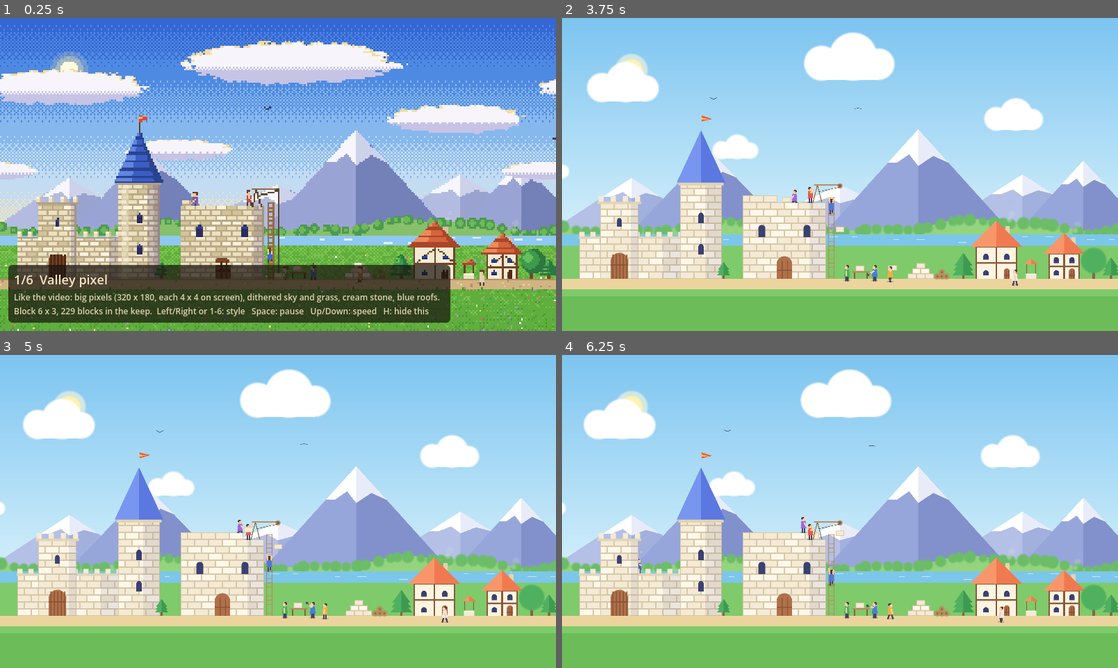
Above: before the commit, frames 1-4 (two rows, left to right).
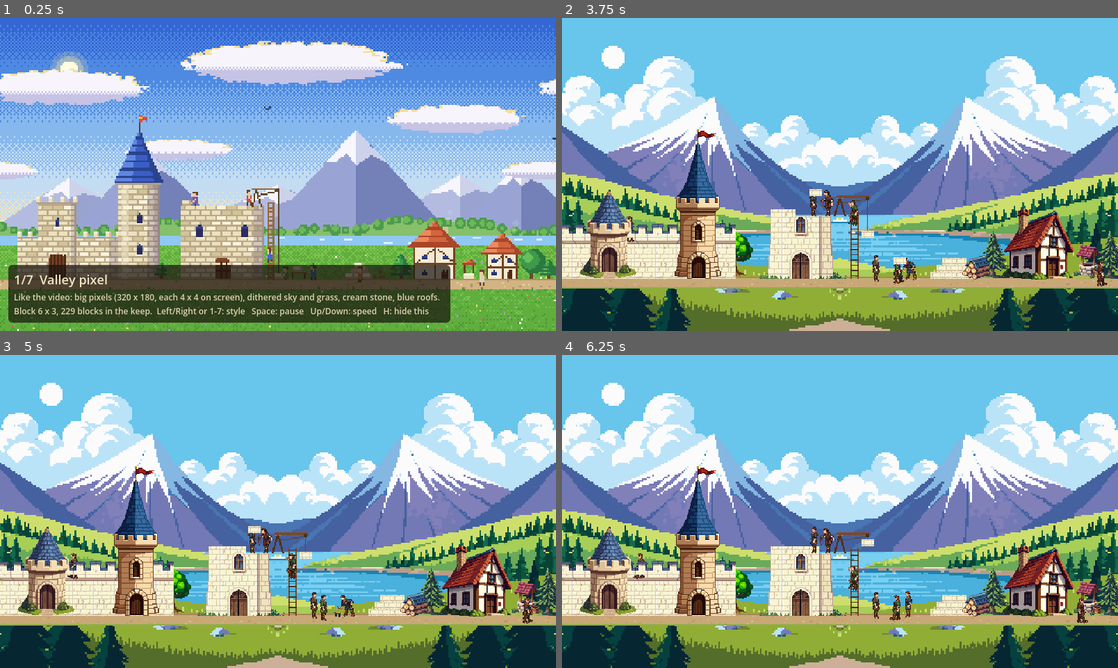
Above: after the commit, the same moments.

Repository: henrikmoepe-del/basebygger
Game: Godot game, scene res://art_lab/art_lab.tscn
The game is run twice, just before and just after one commit, with the same random seed, the same clock (stepped at 60 frames per second) and the same inputs. This scene is started directly instead of the project's main scene.
Inputs (mouse positions are in pixels of both pictures, inside the frame that each line leads up to):
- Up to frame 1 (0.25 s): no input
- Up to frame 2 (3.75 s): tap Enter at 0.5 s; move the mouse to (962, 158) at 0.52 s; hold Right (ui_right) 0.53-1.25 s; tap 1 at 0.6, 2.1 s; click (962, 158) at 0.67 s; tap Space at 0.77, 1.07 s; tap 9 at 0.8, 2.3 s; drag from (728, 190) to (812, 237) at 1.27 s; move the mouse to (895, 105) at 2.02 s; hold Right (ui_right) 2.03-2.75 s; drag from (812, 237) to (673, 127) at 2.77 s; move the mouse to (1006, 221) at 3.52 s; hold Left (ui_left) from 3.53 s (still down); tap H at 3.6 s
- Up to frame 3 (5 s): tap Space at 3.77, 4.07 s; tap 9 at 3.8 s; release Left (ui_left) at 4.25 s; drag from (111, 464) to (194, 433) at 4.27 s
- Up to frame 4 (6.25 s): move the mouse to (867, 511) at 5.02 s; hold Down (ui_down) 5.03-5.75 s; tap X at 5.1 s; click (867, 511) at 5.17 s; tap 9 at 5.3 s; drag from (756, 433) to (728, 527) at 5.77 s

The runs differ from the first frame. In frame 1, less than 0.1% of the frame differs, in the area x 4-40%, y 82-95%; in frame 2, 87%, in the area x 0-100%, y 3-100%; in frame 3, 87%; in frame 4, 87%.

Commit message:
Art lab: a 7th style made of PixelLab pictures
sprite_painter.gd draws the test map from PixelLab pictures at the game's
640 x 360: tower, keep, gatehouse, house, well, trees, a backdrop and a
peasant with walk, hammer, pull and climb animations. The keep is laid
out of its own picture, 14 x 8 pixels a piece; the wall and the stone
block are cut from the keep. prep.py makes the ready-to-draw pictures
(backdrop without its house, half-size peasant strips in four tunic
colours) without using PixelLab generations.

Co-Authored-By: Claude Opus 5.5 <noreply@anthropic.com>
Claude-Session: https://claude.ai/code/session_014WyCw2S4oNcEpYrBBufKrg

Diff:
--- a/art_lab/art_lab.gd
+++ b/art_lab/art_lab.gd
@@ -2,11 +2,12 @@
 ## The art lab: a test map with the castle and a few peasants building on
 ## it, drawn in several art styles to compare. It is not part of the game.
 ## Open art_lab/art_lab.tscn in Godot and press F6 (Run Current Scene).
-## Keys: Left/Right or 1-6 change style, Space pauses, Up/Down change speed,
+## Keys: Left/Right or 1-7 change style, Space pauses, Up/Down change speed,
 ## H hides the text.
 
 const Styles := preload("res://art_lab/styles.gd")
 const Painter := preload("res://art_lab/painter.gd")
+const SpritePainter := preload("res://art_lab/sprite_painter.gd")
 
 var styles: Array = Styles.all()
 var index := 0
@@ -30,8 +31,6 @@
 	vp = SubViewport.new()
 	vp.render_target_update_mode = SubViewport.UPDATE_ALWAYS
 	add_child(vp)
-	painter = Painter.new()
-	vp.add_child(painter)
 	view = TextureRect.new()
 	view.texture = vp.get_texture()
 	view.set_anchors_preset(Control.PRESET_FULL_RECT)
@@ -69,9 +68,18 @@
 func set_style(i: int) -> void:
 	index = posmod(i, styles.size())
 	var st: Dictionary = styles[index]
+	var pixels: bool = st.family in ["pixel", "sprites"]
 	vp.size = st.res
-	vp.msaa_2d = Viewport.MSAA_DISABLED if st.family == "pixel" else Viewport.MSAA_4X
-	view.texture_filter = CanvasItem.TEXTURE_FILTER_NEAREST if st.family == "pixel" else CanvasItem.TEXTURE_FILTER_LINEAR
+	vp.msaa_2d = Viewport.MSAA_DISABLED if pixels else Viewport.MSAA_4X
+	view.texture_filter = CanvasItem.TEXTURE_FILTER_NEAREST if pixels else CanvasItem.TEXTURE_FILTER_LINEAR
+	# the PixelLab style draws pictures (sprite_painter.gd), the others draw shapes (painter.gd)
+	var kind: Script = SpritePainter if st.family == "sprites" else Painter
+	if painter == null or painter.get_script() != kind:
+		if painter:
+			painter.free()
+		painter = kind.new()
+		vp.add_child(painter)
+	painter.t = t
 	painter.setup(st)
 	var b: Vector2 = st.block
 	title.text = "%d/%d  %s" % [index + 1, styles.size(), st.name]
--- /dev/null
+++ b/art_lab/sprite_painter.gd
@@ -0,0 +1,266 @@
+extends Node2D
+## Draws the art lab's test map from pictures made with PixelLab
+## (art_lab/pixellab, prepared by prep.py into art_lab/pixellab/ready).
+## Unlike painter.gd, nothing here is drawn shape by shape: the buildings,
+## trees, background and peasants are pictures. The keep goes up out of its
+## own picture, one piece (14 x 8 pixels) at a time, bottom course first.
+## Drawn at 640 x 360, the game's own size; the background is 320 x 180
+## shown twice as big, so it has bigger pixels, like a distant layer.
+
+const W := 640.0
+const H := 360.0
+const GY := 300.0             ## the ground line the castle stands on
+const DIR := "res://art_lab/pixellab/"
+const BUILD_TIME := 50.0
+const HOLD_TIME := 6.0
+const PIECE := Vector2i(14, 8)
+## The part of keep.png that is the keep: left, top, right, bottom (its foot).
+const KEEP_BOX := Rect2i(9, 34, 110, 135)
+const KEEP_X := 211.0         ## where keep.png's left edge goes on screen
+const ROPE_X := 352.0
+const FPS := 9.0
+
+var style: Dictionary = {}
+var t := 0.0
+var tex := {}
+var pieces: Array[Rect2i] = []   ## in keep.png's pixels, in the order they are laid
+var row_ends: Array[int] = []
+var laid := 0
+var deck_y := GY
+var finished := false
+
+
+func setup(st: Dictionary) -> void:
+	style = st
+	texture_filter = CanvasItem.TEXTURE_FILTER_NEAREST
+	for n in ["tower", "keep", "gatehouse", "house", "house2", "well", "pine", "oak", "log_pile"]:
+		tex[n] = load(DIR + n + ".png")
+	for n in ["backdrop", "wall", "block"]:
+		tex[n] = load(DIR + "ready/" + n + ".png")
+	for a in ["walk", "hammer", "pull", "climb"]:
+		for c in ["", "_red", "_green", "_brown"]:
+			tex[a + c] = load(DIR + "ready/" + a + c + ".png")
+	_make_pieces()
+	queue_redraw()
+
+
+func block() -> Vector2:
+	return Vector2(PIECE)
+
+
+func piece_count() -> int:
+	return pieces.size()
+
+
+## The keep picture cut into pieces, every other course shifted by half a piece.
+## Pieces that would be all empty (between the battlements) are left out.
+func _make_pieces() -> void:
+	pieces.clear()
+	row_ends.clear()
+	var img: Image = tex.keep.get_image()
+	var bottom := KEEP_BOX.end.y
+	var r := 0
+	while bottom > KEEP_BOX.position.y:
+		var top := maxi(bottom - PIECE.y, KEEP_BOX.position.y)
+		var x := KEEP_BOX.position.x - (PIECE.x / 2 if r % 2 == 1 else 0)
+		while x < KEEP_BOX.end.x:
+			var a := maxi(x, KEEP_BOX.position.x)
+			var e := mini(x + PIECE.x, KEEP_BOX.end.x)
+			var rect := Rect2i(a, top, e - a, bottom - top)
+			if e > a and not img.get_region(rect).is_invisible():
+				pieces.append(rect)
+			x += PIECE.x
+		row_ends.append(pieces.size())
+		bottom = top
+		r += 1
+
+
+func _keep_y() -> float:
+	return GY - KEEP_BOX.end.y
+
+
+# ---------------------------------------------------------------- the frame
+
+func _draw() -> void:
+	_update_build()
+	draw_texture_rect(tex.backdrop, Rect2(0, 0, W, H), false)
+	_draw_road()
+	_put("oak", 196.0, GY - 2.0, 59)
+	_draw_wall()
+	_put("gatehouse", 52.0, GY, 115)
+	_put("tower", 158.0, GY, 181)
+	_draw_keep()
+	_draw_works()
+	_put("pine", 497.0, GY - 1.0, 60)
+	_put("log_pile", 478.0, GY + 1.0, 30)
+	_put("house", 548.0, GY + 1.0, 90)
+	_put("well", 606.0, GY + 1.0, 45)
+	_put("pine", 632.0, GY, 60)
+	_draw_people()
+
+
+func _update_build() -> void:
+	var cyc := fmod(t, BUILD_TIME + HOLD_TIME)
+	finished = cyc >= BUILD_TIME
+	var p := 1.0 if finished else 0.25 + 0.75 * cyc / BUILD_TIME
+	laid = clampi(int(p * pieces.size()), 0, pieces.size())
+	var full := 0
+	for e in row_ends:
+		if e <= laid:
+			full += 1
+	deck_y = GY - minf(full * PIECE.y, KEEP_BOX.size.y)
+
+
+## A picture placed with its middle at x and the foot of what it shows at
+## bottom; foot is the row in the picture where the thing stands.
+func _put(name: String, x: float, bottom: float, foot: int) -> void:
+	var t2: Texture2D = tex[name]
+	draw_texture(t2, Vector2(round(x - t2.get_width() * 0.5), round(bottom - foot)))
+
+
+func _draw_road() -> void:
+	draw_rect(Rect2(0, GY - 2, W, 12), Color("#c9a877"))
+	draw_rect(Rect2(0, GY - 2, W, 1), Color("#a8875a"))
+	draw_rect(Rect2(0, GY + 10, W, 1), Color("#8fae4a"))
+	for i in 90:
+		var x := floorf(_hash(i, 1.0) * W)
+		var y := GY + floorf(_hash(i, 2.0) * 10.0)
+		draw_rect(Rect2(x, y, 2, 1), Color("#b39363") if i % 3 else Color("#dcc496"))
+
+
+func _draw_wall() -> void:
+	var wall: Texture2D = tex.wall
+	var top := GY - wall.get_height()
+	draw_texture_rect_region(wall, Rect2(0, top, 200, wall.get_height()), Rect2(0, 0, 200, wall.get_height()))
+	# a guard walks the wall, behind the battlements
+	var gx := 110.0 + sin(t * 0.25) * 40.0
+	_peasant("walk_brown", _frame(1, 8), gx, top + 21.0, cos(t * 0.25) > 0.0)
+	draw_texture_rect_region(wall, Rect2(0, top, 200, 16), Rect2(0, 0, 200, 16))
+
+
+func _draw_keep() -> void:
+	var origin := Vector2(KEEP_X, _keep_y())
+	for i in laid:
+		var r := pieces[i]
+		draw_texture_rect_region(tex.keep, Rect2(origin + Vector2(r.position), Vector2(r.size)), Rect2(r))
+
+
+## The ladder against the keep, the hoist on its deck, the rope and the
+## stone pile, all while building.
+func _draw_works() -> void:
+	var wood := Color("#7a4a2a")
+	var dark := Color("#4f2e18")
+	# stone pile, made of the keep's own block
+	var b: Texture2D = tex.block
+	for row in 3:
+		for i in 4 - row:
+			draw_texture(b, Vector2(424.0 + i * 14.0 + row * 7.0, GY - (row + 1) * 8.0))
+	if finished:
+		return
+	var right := KEEP_X + KEEP_BOX.end.x
+	var lt := deck_y - 6.0
+	# ladder
+	draw_rect(Rect2(right + 2, lt, 2, GY - lt), wood)
+	draw_rect(Rect2(right + 10, lt, 2, GY - lt), wood)
+	var ry := GY - 4.0
+	while ry > lt:
+		draw_rect(Rect2(right + 2, ry, 10, 1), dark)
+		ry -= 6.0
+	# hoist: an A-frame on the deck with a beam out over the yard
+	var top := deck_y - 22.0
+	draw_line(Vector2(right - 16, deck_y), Vector2(right - 10, top), dark, 2.0)
+	draw_line(Vector2(right - 4, deck_y), Vector2(right - 10, top), dark, 2.0)
+	draw_rect(Rect2(right - 14, top - 2, ROPE_X - right + 16, 3), wood)
+	draw_circle(Vector2(ROPE_X, top + 2), 2.5, dark)
+	# the rope and the block on it
+	var rc := fmod(t / 6.0, 1.0)
+	var end_y := GY - 9.0
+	var has_block := true
+	if rc >= 0.2 and rc < 0.85:
+		end_y = lerpf(GY - 9.0, deck_y - 18.0, (rc - 0.2) / 0.65)
+	elif rc >= 0.85:
+		end_y = deck_y - 20.0
+		has_block = false
+	var rope := Color("#5a4632")
+	draw_line(Vector2(ROPE_X, top + 4), Vector2(ROPE_X, end_y), rope, 1.0)
+	draw_line(Vector2(ROPE_X - 2, top + 3), Vector2(right - 12, deck_y - 14), rope, 1.0)
+	if has_block:
+		draw_texture(b, Vector2(ROPE_X - 7, end_y + 1))
+
+
+# ---------------------------------------------------------------- people
+
+func _frame(first: int, last: int, fps := FPS) -> int:
+	return first + int(t * fps) % (last - first + 1)
+
+
+## One frame of a peasant animation strip, feet at (x, fy). The pictures face
+## right; flip turns them to face left.
+func _peasant(anim: String, frame: int, x: float, fy: float, face_right := true) -> void:
+	var strip: Texture2D = tex[anim]
+	var src := Rect2(frame * 32, 0, 32, 32)
+	var pos := Vector2(round(x), round(fy - 31.0))
+	if face_right:
+		draw_texture_rect_region(strip, Rect2(pos.x - 16.0, pos.y, 32, 32), src)
+	else:
+		draw_set_transform(Vector2(pos.x + 17.0, pos.y), 0.0, Vector2(-1, 1))
+		draw_texture_rect_region(strip, Rect2(0, 0, 32, 32), src)
+		draw_set_transform(Vector2.ZERO)
+
+
+func _carried(x: float, fy: float, face_right: bool) -> void:
+	draw_texture(tex.block, Vector2(round(x - 7.0 + (-3.0 if face_right else 3.0)), round(fy - 31.0)))
+
+
+func _draw_people() -> void:
+	# the stonemason shaping blocks: the hammer animation brings its own anvil
+	_peasant("hammer", _frame(1, 8, 7.0), 398.0, GY + 2.0, true)
+	# carrier from the stone pile to the yard and back
+	var cf := fmod(t / 9.0, 1.0)
+	if cf < 0.45:
+		var x := lerpf(468.0, 372.0, cf / 0.45)
+		_peasant("walk_green", _frame(1, 8), x, GY + 6.0, false)
+		_carried(x, GY + 6.0, false)
+	elif cf < 0.5:
+		_peasant("walk_green", 0, 372.0, GY + 6.0, false)
+	elif cf < 0.95:
+		_peasant("walk_green", _frame(1, 8), lerpf(372.0, 468.0, (cf - 0.5) / 0.45), GY + 6.0, true)
+	else:
+		_peasant("walk_green", 0, 468.0, GY + 6.0, true)
+	# a villager on the road
+	var vl := fmod(t * 14.0, 200.0)
+	_peasant("walk_red", _frame(1, 8), 520.0 + pingpong(t * 14.0, 100.0), GY + 9.0, vl < 100.0)
+	if finished:
+		_peasant("walk", 0, 360.0, GY + 4.0, false)
+		_peasant("walk", 0, 340.0, GY + 6.0, true)
+		return
+	var rc := fmod(t / 6.0, 1.0)
+	var right := KEEP_X + KEEP_BOX.end.x
+	# the one who ties blocks on the rope
+	_peasant("pull_brown" if rc < 0.2 else "walk_brown", _frame(1, 3) if rc < 0.2 else 0, ROPE_X + 9.0, GY + 3.0, false)
+	# the hauler at the hoist
+	if rc >= 0.2 and rc < 0.85:
+		_peasant("pull_red", _frame(3, 8), right - 24.0, deck_y, true)
+	else:
+		_peasant("walk_red", 0, right - 24.0, deck_y, true)
+	# the mason fetches a block from the hoist and walks it to where it goes
+	if laid < pieces.size():
+		var nb := pieces[laid]
+		var goal := KEEP_X + nb.position.x + nb.size.x + 6.0
+		goal = minf(goal, right - 40.0)
+		var mf := fmod(t / 5.0, 1.0)
+		var from := right - 40.0
+		var x := lerpf(from, goal, pingpong(mf * 2.0, 1.0))
+		var going := mf < 0.5
+		var still := absf(from - goal) < 2.0
+		_peasant("walk", 0 if still else _frame(1, 8), x, deck_y, not going)
+		if going:
+			_carried(x, deck_y, false)
+	# someone on the ladder
+	var lf := absf(fmod(t / 7.0, 1.0) * 2.0 - 1.0)
+	_peasant("climb_green", _frame(2, 8), right + 7.0, lerpf(GY, deck_y + 2.0, lf), true)
+
+
+func _hash(a: float, b: float) -> float:
+	var v := sin(a * 12.9898 + b * 78.233) * 43758.5453
+	return v - floor(v)
--- a/art_lab/styles.gd
+++ b/art_lab/styles.gd
@@ -40,6 +40,11 @@
 			"id": "flat", "name": "Flat modern",
 			"desc": "Clean shapes, no outlines or texture, bright colours. Easy to read, quick to make art for.",
 			"family": "flat", "res": Vector2i(2560, 1440), "block": Vector2(8, 4), "pal": _flat(),
+		},
+		{
+			"id": "pixellab", "name": "PixelLab",
+			"desc": "Pictures made by PixelLab (pixellab.ai) at the game's size, 640 x 360. The keep is laid out of its own picture, 14 x 8 pixels a piece.",
+			"family": "sprites", "res": Vector2i(640, 360), "block": Vector2(14, 8), "pal": {},
 		},
 	]
 
Not shown, added: art_lab/art_lab.gd.uid
Not shown, added: art_lab/painter.gd.uid
Binary file added: art_lab/pixellab/backdrop.png
Not shown, added: art_lab/pixellab/backdrop.png.import
Not shown, added: art_lab/pixellab/bench.png.import
Binary file removed: art_lab/pixellab/block.png
Binary file added: art_lab/pixellab/carry_0.png
Not shown, added: art_lab/pixellab/carry_0.png.import
Binary file added: art_lab/pixellab/carry_1.png
Not shown, added: art_lab/pixellab/carry_1.png.import
Binary file added: art_lab/pixellab/carry_2.png
Not shown, added: art_lab/pixellab/carry_2.png.import
(and 160 more such lines)
